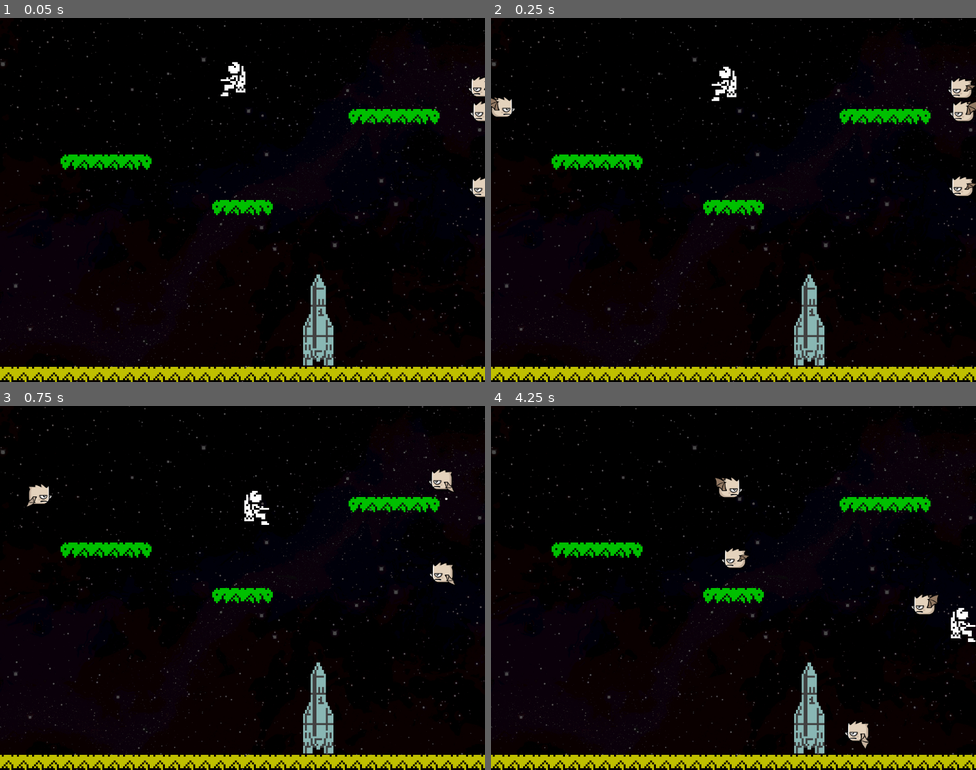
Above: before the commit, frames 1-4 (two rows, left to right).
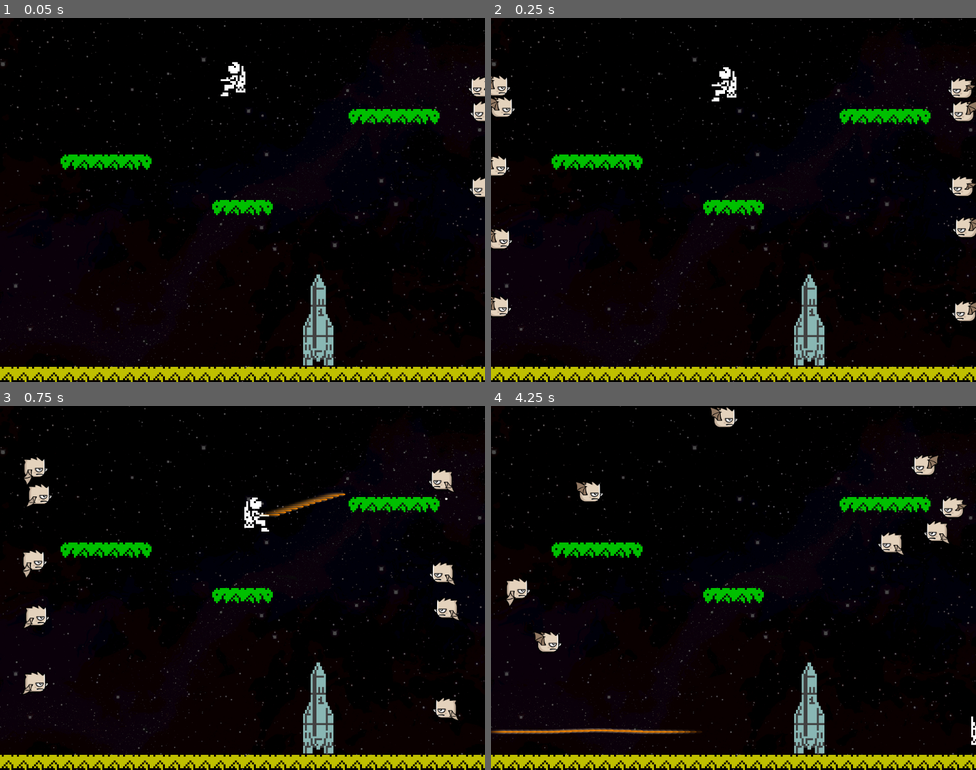
Above: after the commit, the same moments.

Repository: maximinus/JetPac2020
Game: Godot game, scene res://scenes/BaseLevel.tscn
Same seed, same stepped clock (60 frames per second), same inputs: the game is played once before the commit and once after it.
Inputs:
- Up to frame 1 (0.05 s): no input
- Up to frame 2 (0.25 s): no input
- Up to frame 3 (0.75 s): hold X (move_right) from 0.53 s (still down); hold L (fire) from 0.53 s (still down)
- Up to frame 4 (4.25 s): tap M (jetpac) at 0.8, 1.35, 2.3, 2.85, 3.8 s; release L (fire) at 1.28 s; tap L (fire) at 1.55, 3.05 s; release X (move_right) at 2.03 s; hold Z (move_left) 2.03-2.78 s; hold L (fire) 2.03-2.78 s; hold X (move_right) from 2.78 s (still down); hold L (fire) from 3.53 s (still down)

Frame 1 is identical in both runs. In frame 2, 1.2% of the frame differs, in the area x 0-100%, y 13-84%; in frame 3, 1.8%; in frame 4, 3.3%, in the area x 0-100%, y 0-95%.

Commit message:
Added bullets and collisions

Diff:
--- a/JetPac/scenes/bird.tscn
+++ b/JetPac/scenes/bird.tscn
@@ -78,5 +78,6 @@
 [node name="DeathTimer" type="Timer" parent="."]
 wait_time = 1.5
 one_shot = true
+[connection signal="area_entered" from="." to="." method="_on_Area2D_area_entered"]
 [connection signal="body_entered" from="." to="." method="_on_Area2D_body_entered"]
 [connection signal="timeout" from="DeathTimer" to="." method="_on_DeathTimer_timeout"]
--- /dev/null
+++ b/JetPac/scenes/bullet.gd
@@ -0,0 +1,35 @@
+extends Area2D
+
+const WRAP_MAX = 1070
+const WRAP_MIN = -46
+const WRAP_DELTA = 1070
+const BULLET_SPEED = 1000
+
+var speed = 0
+
+# Called when the node enters the scene tree for the first time.
+func _ready():
+	pass # Replace with function body.
+
+func init(xspeed, bullet_position):
+	speed = xspeed * BULLET_SPEED
+	position = bullet_position
+	# correct for offset and direction
+	if xspeed < 0:
+		$Sprite.flip_h = true
+		position.x -= 8
+	else:
+		position.x += 48
+	$Sprite/AnimationPlayer.play("bullet")
+
+func _physics_process(delta):
+	position.x += speed * delta
+	# check for wrap
+	if position.x >= WRAP_MAX:
+		position.x -= WRAP_DELTA
+		return
+	if position.x <= WRAP_MIN:
+		position.x += WRAP_DELTA
+
+func _on_BulletTimer_timeout():
+	queue_free()
--- /dev/null
+++ b/JetPac/scenes/bullet.tscn
@@ -0,0 +1,44 @@
+[gd_scene load_steps=5 format=2]
+
+[ext_resource path="res://gfx/bullet.png" type="Texture" id=1]
+[ext_resource path="res://scenes/bullet.gd" type="Script" id=2]
+
+[sub_resource type="Animation" id=2]
+resource_name = "bullet"
+length = 0.6
+tracks/0/type = "value"
+tracks/0/path = NodePath(".:modulate")
+tracks/0/interp = 1
+tracks/0/loop_wrap = true
+tracks/0/imported = false
+tracks/0/enabled = true
+tracks/0/keys = {
+"times": PoolRealArray( 0, 0.5, 0.6 ),
+"transitions": PoolRealArray( 1, 1, 1 ),
+"update": 0,
+"values": [ Color( 1, 1, 1, 1 ), Color( 1, 1, 1, 1 ), Color( 1, 1, 1, 0 ) ]
+}
+
+[sub_resource type="RectangleShape2D" id=1]
+extents = Vector2( 1.90649, 1.94842 )
+
+[node name="Area2D" type="Area2D" groups=[
+"bullet",
+]]
+script = ExtResource( 2 )
+
+[node name="Sprite" type="Sprite" parent="."]
+texture = ExtResource( 1 )
+offset = Vector2( -21.5, 0 )
+
+[node name="AnimationPlayer" type="AnimationPlayer" parent="Sprite"]
+anims/bullet = SubResource( 2 )
+
+[node name="CollisionShape2D" type="CollisionShape2D" parent="."]
+shape = SubResource( 1 )
+
+[node name="BulletTimer" type="Timer" parent="."]
+wait_time = 1.2
+one_shot = true
+autostart = true
+[connection signal="timeout" from="BulletTimer" to="." method="_on_BulletTimer_timeout"]
--- a/JetPac/scripts/bird.gd
+++ b/JetPac/scripts/bird.gd
@@ -9,6 +9,7 @@
 var speed = Vector2(0, 0)
 
 signal died
+signal score
 
 # Called when the node enters the scene tree for the first time.
 func _ready():
@@ -74,3 +75,8 @@
 func _on_DeathTimer_timeout():
 	# Bird is dead, remove from tree and send signal
 	killBird(false)
+
+func _on_Area2D_area_entered(area):
+	if area.is_in_group("bullet"):
+		killBird(true)
+		emit_signal("score")
--- a/JetPac/scripts/player.gd
+++ b/JetPac/scripts/player.gd
@@ -1,12 +1,14 @@
 extends KinematicBody2D
 
 const SPEED = 250
-const GRAVITY = 300
-const THRUST = 700
-const MAX_THRUST = -20
+const GRAVITY = 350
+const THRUST = 800
+const MAX_THRUST = -300
 const WRAP_MAX = 1056
 const WRAP_MIN = -32
 const WRAP_DELTA = 1024
+
+const bullet = preload("res://scenes/bullet.tscn")
 
 var velocity
 var can_fire = true
@@ -21,8 +23,11 @@
 	if Input.is_action_pressed("move_right"):
 		velocity.x += SPEED
 	if Input.is_action_pressed("jetpac"):
-		velocity.y -= THRUST * delta
-		velocity.y = min(velocity.y, MAX_THRUST)
+		# do not thrust if high on the screen
+		if position.y > 10:
+			velocity.y -= THRUST * delta
+			velocity.y = max(velocity.y, MAX_THRUST)
+	print(velocity.y)
 	if velocity.x == 0 and is_on_floor() == true:
 		$AnimatedSprite.play("walk")
 		$AnimatedSprite.stop()
@@ -47,13 +52,20 @@
 		position.x += WRAP_DELTA
 
 func checkFire():
-	if can_fire == false:
+	if not Input.is_action_pressed("fire"):
 		return
-	if Input.is_action_pressed("fire"):
-		print("Fire!")
+	var bullet_direction = 0
+	var new_bullet = bullet.instance()
+	if $AnimatedSprite.flip_h == false:
+		# firing left
+		bullet_direction = -1
+	else:
+		bullet_direction = 1
+	new_bullet.init(bullet_direction, position)
+	get_parent().add_child(new_bullet)
 	# start a timer that blocks firing again
-	can_fire = false
-	$FireTimer.start()
+	#can_fire = false
+	#$FireTimer.start()
 
 func _on_FireTimer_timeout():
 	can_fire = true
--- a/JetPac/scripts/world.gd
+++ b/JetPac/scripts/world.gd
@@ -1,7 +1,7 @@
 extends Node2D
 
-const MAX_ENEMIES = 12
-const MIN_ENEMIES = 4
+const MAX_ENEMIES = 30
+const MIN_ENEMIES = 10
 # this is as a %/100 per frame, so it needs to be low
 const NEW_ENEMY_CHANCE = 0.01
 const YSTART_MIN = 64
